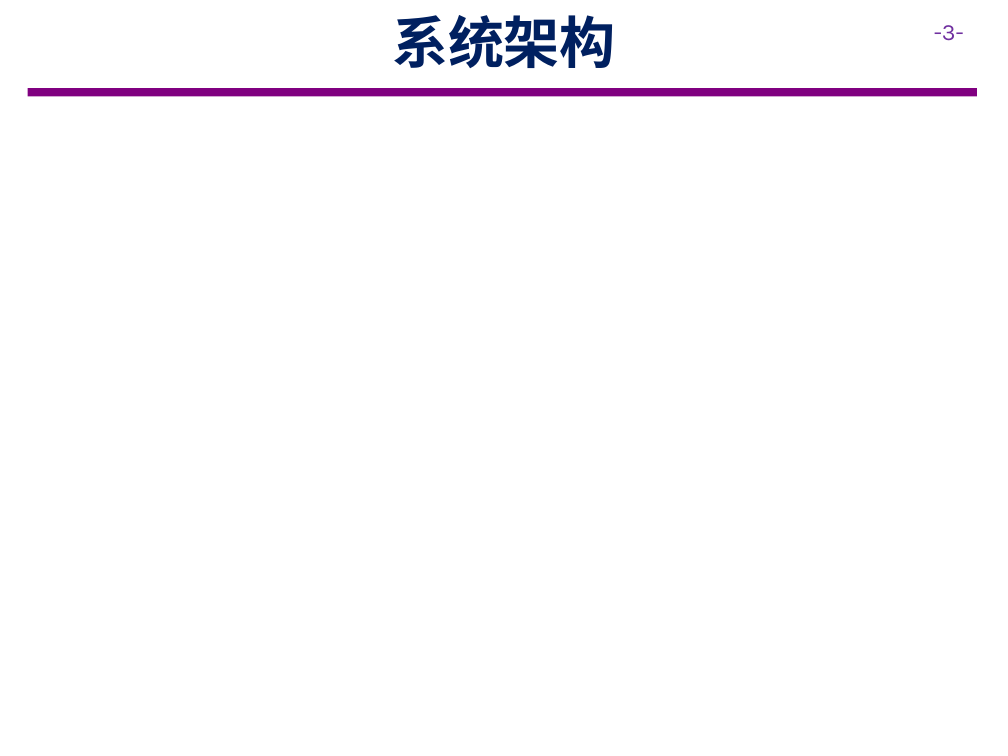
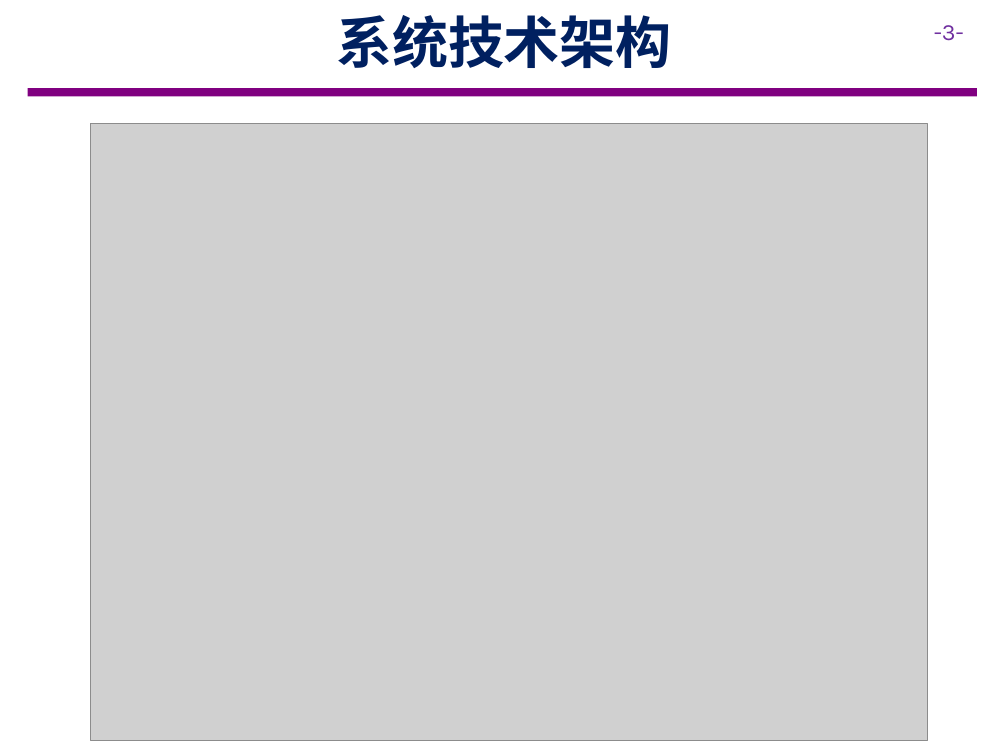
Before and after one commit to cuiods/Paratrooper, a slide deck: slide 3 of doc/项目展示.pptx. Drawn at 1008x756 pixels with LibreOffice and Linux fonts; fonts in the diff are those of the drawing; grey boxes stand for pictures; background and template pictures are left out. Boxes give left, top, right and bottom in pixels: in the first picture for what was removed or moved away, otherwise in the second. Text is boxed around its words. In the diff, an @@ line names an element or a change of style, - is before the commit and + after.

```diff
--- a/doc/项目展示.pptx
+++ b/doc/项目展示.pptx
@@ text at [336,15,672,68]: text changed @@
-系统架构
+系统技术架构
@@ picture added at [91,124,928,741] @@
```
Also in this commit, not shown: 2 other slides changed, 7 slides added, 2 other files.
